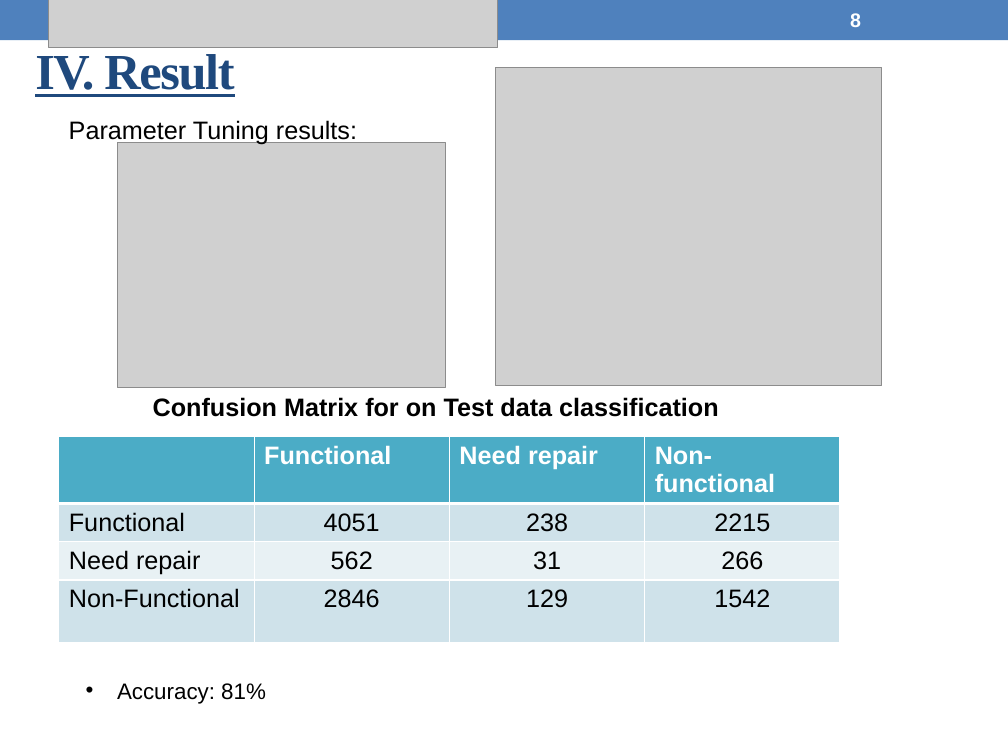
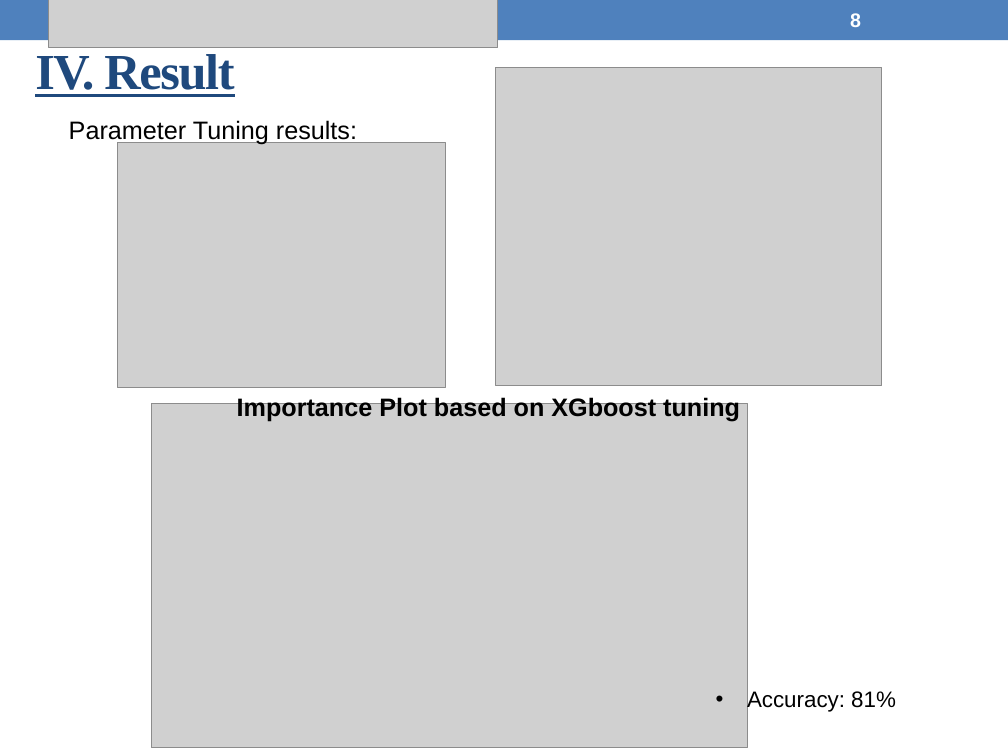
Before and after one commit to nycdatasci/bootcamp006_project, a slide deck: slide 8 of Project5-Capstone/water_proj/water_project.pptx. Drawn at 1008x756 pixels with LibreOffice and Linux fonts; fonts in the diff are those of the drawing; grey boxes stand for pictures. Boxes give left, top, right and bottom in pixels: in the first picture for what was removed or moved away, otherwise in the second. Text is boxed around its words. In the diff, an @@ line names an element or a change of style, - is before the commit and + after.

Commit message:
update!

```diff
--- a/Project5-Capstone/water_proj/water_project.pptx
+++ b/Project5-Capstone/water_proj/water_project.pptx
@@ picture added at <box>151,403,748,748</box> @@
@@ text at <box>237,396,740,422</box>: text changed @@
-Confusion Matrix for on Test data classification
+Importance Plot based on XGboost tuning
@@ table removed at <box>58,436,841,650</box>, 4 rows, 4 columns @@
- | Functional | Need repair | Non-functional
-Functional | 4051 | 238 | 2215
-Need repair | 562 | 31 | 266
-Non-Functional | 2846 | 129 | 1542
@@ text "Accuracy: 81%": place and size @@
-text "Accuracy: 81%" at <box>117,683,266,704</box>
+text "Accuracy: 81%" at <box>747,689,896,712</box>
```
Also in this commit, not shown: 1 other slide changed.
